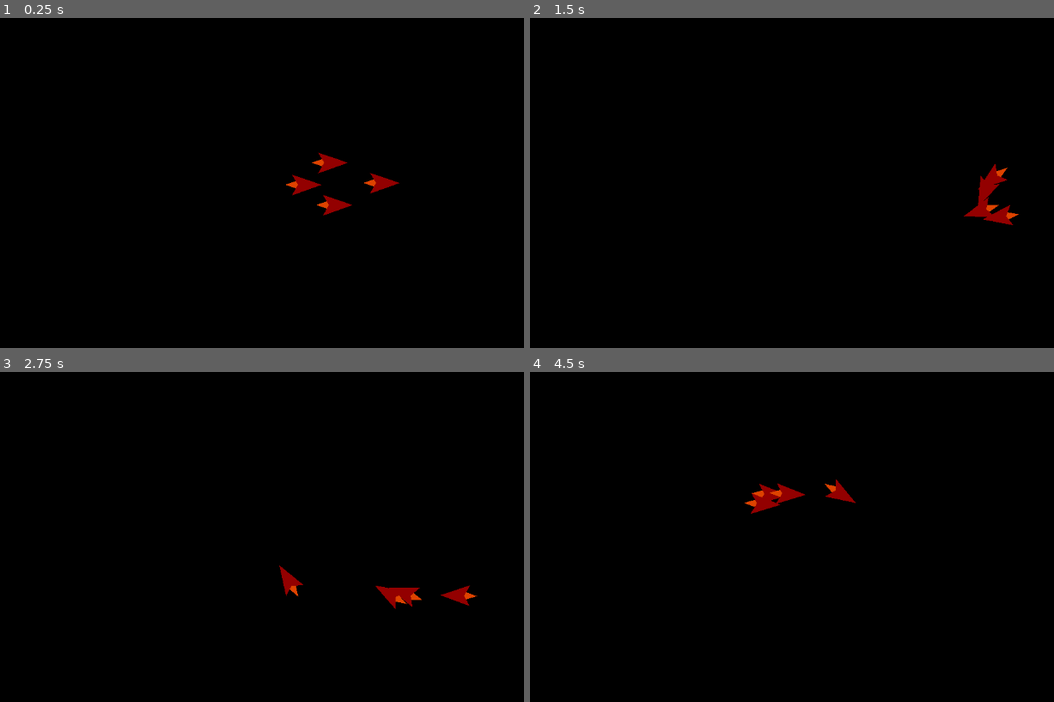
Above: before the commit, frames 1-4 (two rows, left to right).
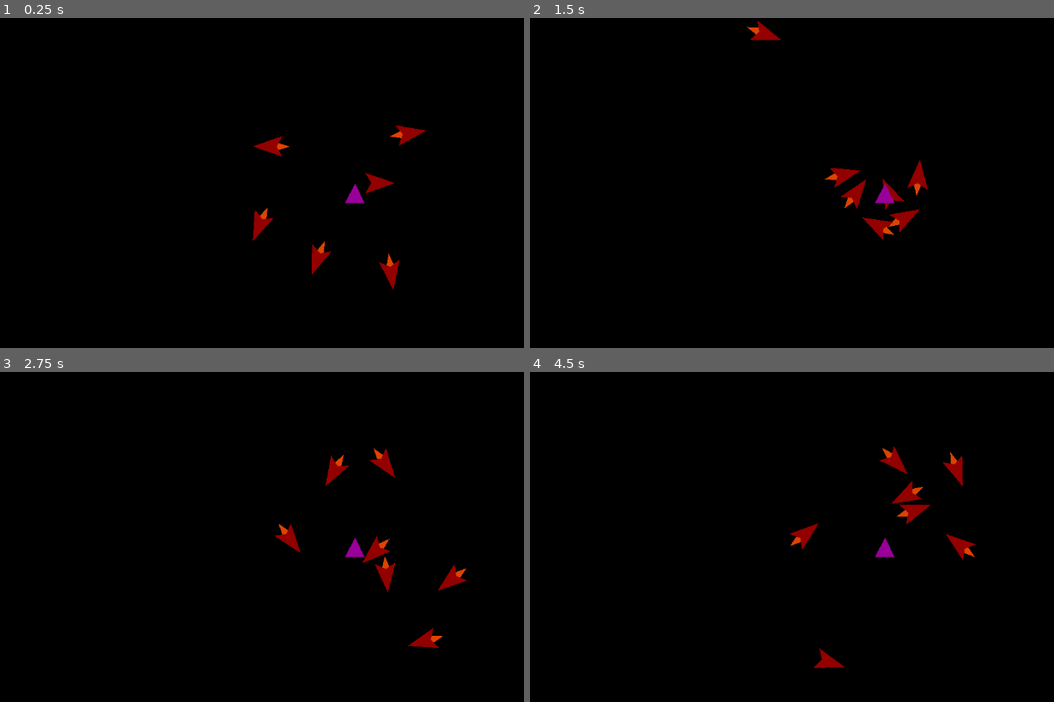
Above: after the commit, the same moments.

Repository: AthertonRoamer/Boethius
Game: Godot game, scene res://world/test_world/test_world.tscn
Two runs of this game, one before a commit and one after it. Both use one fixed random seed, a clock stepped at 60 frames per second and the inputs below. The project has no main scene, so this scene is started directly.
Inputs:
- Up to frame 1 (0.25 s): no input
- Up to frame 2 (1.5 s): hold W (ship_thrust) 0.53-1.28 s; hold D (ship_rotate_clockwise) 0.53-1.28 s; tap A (ship_rotate_counterclockwise) at 1.35 s
- Up to frame 3 (2.75 s): hold W (ship_thrust) from 2.03 s (still down); hold D (ship_rotate_clockwise) from 2.03 s (still down)
- Up to frame 4 (4.5 s): release D (ship_rotate_clockwise) at 2.78 s; tap A (ship_rotate_counterclockwise) at 2.85, 4.35 s; release W (ship_thrust) at 3.53 s; hold D (ship_rotate_clockwise) 3.53-4.28 s

The runs differ from the first frame. In frame 1, 1.7% of the frame differs, in the area x 48-82%, y 32-83%; in frame 2, 2.0%; in frame 3, 2.1%, in the area x 52-92%, y 22-84%; in frame 4, 2.1%.

Commit message:
Tweaked ship circling behavior and made them immune to space physics

Diff:
--- a/boethius/ships/basic_ship/basic_ship.tscn
+++ b/boethius/ships/basic_ship/basic_ship.tscn
@@ -43,6 +43,7 @@
 first_active_state = true
 
 [node name="ShipArea" type="Area2D" parent="."]
+visible = false
 script = ExtResource("5_vqcxk")
 
 [node name="CollisionShape2D" type="CollisionShape2D" parent="ShipArea"]
--- a/boethius/ships/generic_states/boid_state.gd
+++ b/boethius/ships/generic_states/boid_state.gd
@@ -2,24 +2,34 @@
 extends ShipState
 
 var boid_center_point : Vector2 = Vector2(600, 300)
-var boid_radius : float = 100
+var boid_radius : float = 50
 
-#var direction : Vector2 = Vector2.RIGHT
 var next_direction : Vector2 = Vector2.RIGHT
 
-var boundary_correction_rotation : float = 10
+var boundary_correction_rotation : float = 1
+var boundary_correction_determinant : float = 0.8 #0 requires the ship to at least be at a right angle to the center, 1 requires it to go directly to the center
 
+var boundary_correction_sign : int = 1
 
 func _init() -> void:
 	id = "boid_state"
 
 
+func _ready() -> void:
+	super()
+	randomize()
+	if randi_range(0, 1):
+		boundary_correction_sign = -1
+
+
 func process_state(delta : float) -> void:
 	next_direction = get_ship().current_direction
-	if get_ship().global_position.distance_to(boid_center_point) > boid_radius and next_direction.normalized().dot(get_ship().global_position.direction_to(boid_center_point)) < 0.9:
-		next_direction = correct_toward_center(next_direction, delta)
+	if get_ship().global_position.distance_to(boid_center_point) > boid_radius:
+		if next_direction.normalized().dot(get_ship().global_position.direction_to(boid_center_point)) < boundary_correction_determinant:
+			next_direction = correct_toward_center(next_direction, delta)
 	get_ship().current_direction = next_direction
 
 
 func correct_toward_center(direction : Vector2, delta : float) -> Vector2:
-	return direction.rotated(boundary_correction_rotation * delta)
+	var correction_factor : float = get_ship().global_position.distance_to(boid_center_point) / boid_radius
+	return direction.rotated(correction_factor * boundary_correction_rotation * delta * boundary_correction_sign)
--- a/boethius/ships/ship.gd
+++ b/boethius/ships/ship.gd
@@ -14,6 +14,7 @@
 #priorities - hit big ships first, hit small ships first
 
 @export var under_player_control : bool = true
+@export var auto_uses_space_physics : bool = false
 
 @export_group("Physics")
 @export var friction : float = 200
@@ -36,16 +37,23 @@
 	state_machine = get_node_or_null("ShipStateMachine")
 	if not is_instance_valid(state_machine):
 		push_warning("Ship has no state machine")
+	current_direction = Vector2.RIGHT.rotated(rotation)
 
 
 func _physics_process(delta) -> void:
 	if under_player_control:
 		register_player_input(delta)
+		compute_physics(delta)
+
 	else:
 		process_independenly(delta)
-		thrust(delta)
 
-	compute_physics(delta)
+		if auto_uses_space_physics:
+			physics_thrust(delta)
+			compute_physics(delta)
+		else:
+			thrust()
+
 
 	velocity = current_veloctiy
 	move_and_slide()
@@ -72,8 +80,9 @@
 	if Input.is_action_pressed("ship_rotate_counterclockwise"):
 		current_direction = current_direction.rotated(deg_to_rad(-rotation_speed * delta))
 	if Input.is_action_pressed("ship_thrust"):
-		current_veloctiy += current_direction * thrust_accel * delta
-	visual_data.set_item("thrusting", Input.is_action_pressed("ship_thrust"))
+		physics_thrust(delta)
+	else:
+		visual_data.set_item("thrusting", false)
 
 
 func process_independenly(delta : float) -> void:
@@ -85,6 +94,11 @@
 	rotation = current_direction.angle()
 
 
-func thrust(delta) -> void:
+func physics_thrust(delta) -> void:
 	current_veloctiy += current_direction * thrust_accel * delta
 	visual_data.set_item("thrusting", true)
+
+
+func thrust() -> void:
+	current_veloctiy = current_direction * max_speed
+	visual_data.set_item("thrusting", true)
--- a/boethius/world/test_world/test_world.tscn
+++ b/boethius/world/test_world/test_world.tscn
@@ -10,14 +10,34 @@
 color = Color(0, 0, 0, 1)
 polygon = PackedVector2Array(-1461, -982, 3125, -987, 3130, 1583, -1466, 1573)
 
+[node name="BasicShip7" parent="." instance=ExtResource("2_7xgbe")]
+rotation = 1.9282
+
+[node name="BasicShip6" parent="." instance=ExtResource("2_7xgbe")]
+position = Vector2(624, 342)
+rotation = 1.00857
+
 [node name="BasicShip" parent="." instance=ExtResource("2_7xgbe")]
 position = Vector2(549, 314)
+rotation = 1.547
 
 [node name="BasicShip2" parent="." instance=ExtResource("2_7xgbe")]
 position = Vector2(497, 280)
+rotation = 2.65841
 
 [node name="BasicShip3" parent="." instance=ExtResource("2_7xgbe")]
 position = Vector2(541, 243)
+rotation = -2.53245
 
 [node name="BasicShip4" parent="." instance=ExtResource("2_7xgbe")]
 position = Vector2(628, 277)
+under_player_control = true
+
+[node name="Polygon2D2" type="Polygon2D" parent="."]
+color = Color(0.601399, 0.000265874, 0.60159, 1)
+offset = Vector2(600, 300)
+polygon = PackedVector2Array(-21, 11, 12, 11, -4, -22)
+
+[node name="BasicShip5" parent="." instance=ExtResource("2_7xgbe")]
+position = Vector2(602, 230)
+rotation = -0.65897
